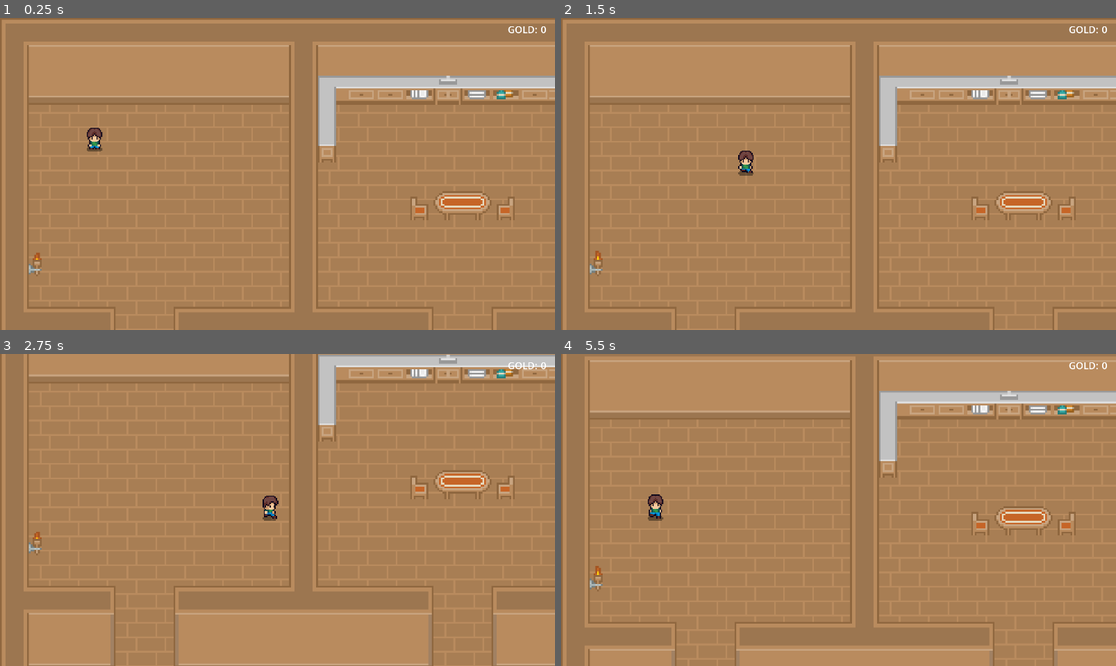
Above: before the commit, frames 1-4 (two rows, left to right).
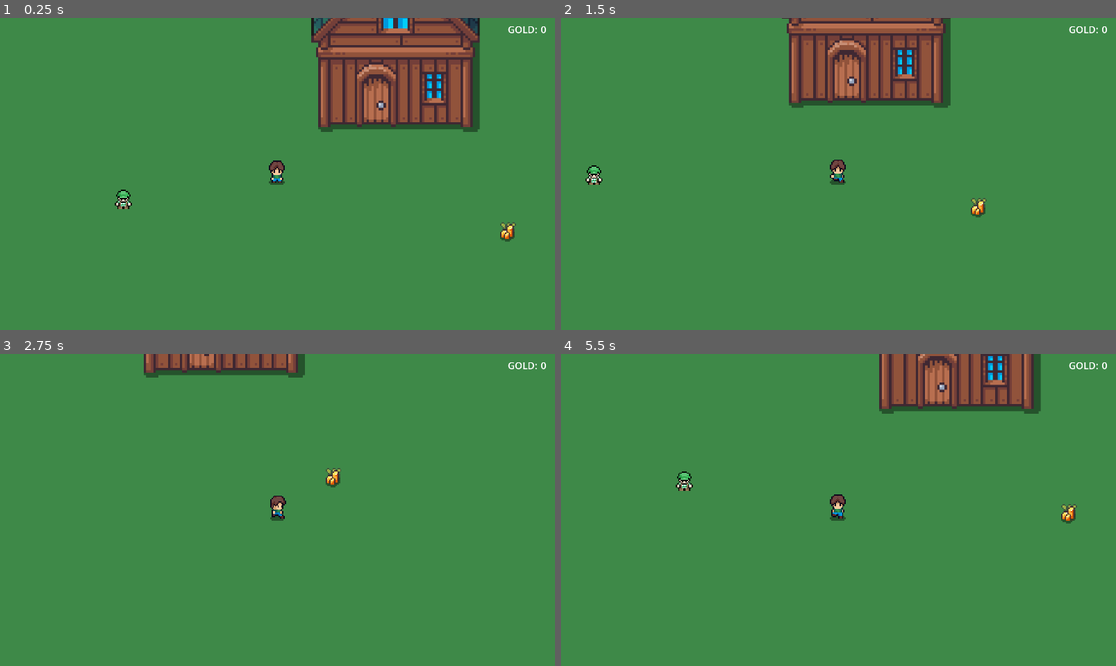
Above: after the commit, the same moments.

Repository: esasiela/hc-adventure-game
Game: Godot game, scene res://scenes/main.tscn
Two runs of this game, one before a commit and one after it. Both use one fixed random seed, a clock stepped at 60 frames per second and the inputs below.
Inputs (mouse positions are in pixels of both pictures, inside the frame that each line leads up to):
- Up to frame 1 (0.25 s): no input
- Up to frame 2 (1.5 s): tap Enter (ui_accept) at 0.5, 0.77 s; move the mouse to (960, 158) at 0.52 s; hold Right (right) 0.53-1.28 s; hold E (interact) 0.53-1.28 s; click (960, 158) at 0.67 s; move the mouse to (727, 189) at 1.27 s; hold Down (down) from 1.28 s (still down); tap E (interact) at 1.35 s
- Up to frame 3 (2.75 s): tap Enter (ui_accept) at 1.52 s; move the mouse to (333, 441) at 2.02 s; release Down (down) at 2.03 s; hold Right (right) from 2.03 s (still down); hold E (interact) from 2.03 s (still down)
- Up to frame 4 (5.5 s): move the mouse to (810, 572) at 2.77 s; release Right (right) at 2.78 s; release E (interact) at 2.78 s; hold Up (up) 2.78-3.53 s; tap E (interact) at 2.85, 4.35 s; click (810, 572) at 2.92 s; tap Enter (ui_accept) at 3.02, 3.77, 4.52 s; move the mouse to (1005, 556) at 3.52 s; hold E (interact) 3.53-4.28 s; hold Left (left) 3.53-5.03 s; move the mouse to (672, 463) at 4.27 s; move the mouse to (866, 510) at 5.02 s; hold Down (down) from 5.03 s (still down); hold E (interact) from 5.03 s (still down); click (866, 510) at 5.17 s

The runs differ from the first frame. In frame 1, 100% of the frame differs, in the area x 0-100%, y 0-100%; in frame 2, 100%; in frame 3, 100%; in frame 4, 100%.

Commit message:
Add quests

Diff:
--- /dev/null
+++ b/npcs/aldwin_smith/aldwin_smith.tscn
@@ -0,0 +1,18 @@
+[gd_scene format=3 uid="uid://cddtchahi40mp"]
+
+[ext_resource type="PackedScene" uid="uid://q8xeyu0a0hp8" path="res://npcs/npc.tscn" id="1_dnrts"]
+[ext_resource type="Texture2D" uid="uid://8rw3x0iwu62t" path="res://assets/images/items/cute_fantasy/tile044.png" id="2_jl8rk"]
+[ext_resource type="Resource" uid="uid://cxxbhoax8lrir" path="res://quests/gather_copper/gather_copper.tres" id="3_jl8rk"]
+[ext_resource type="Texture2D" uid="uid://b4tn0o7rjfb5d" path="res://assets/images/isaiah658/Green-Cap-Character-16x18.png" id="3_vva32"]
+
+[node name="AldwinSmith" unique_id=1751764694 instance=ExtResource("1_dnrts")]
+display_name = "Aldwin"
+dialogue = null
+portrait = ExtResource("2_jl8rk")
+vendor_inventory = null
+quest = ExtResource("3_jl8rk")
+
+[node name="Sprite2D" type="Sprite2D" parent="." index="3" unique_id=1136388758]
+texture = ExtResource("3_vva32")
+region_enabled = true
+region_rect = Rect2(0, 0, 16, 16)
--- a/npcs/villager_one/villager_one_dialogue.tres
+++ b/npcs/villager_one/villager_one_dialogue.tres
@@ -9,20 +9,7 @@
 text = "Goodbye"
 metadata/_custom_type_script = "uid://bcq7s40seq3ik"
 
-[sub_resource type="Resource" id="Resource_h40yd"]
-script = ExtResource("2_mgpdu")
-speaker = "Villager"
-text = "Oh, hello there! Lovely day, isn't it?"
-metadata/_custom_type_script = "uid://baauah4044ivb"
-
-[sub_resource type="Resource" id="Resource_65jxs"]
-script = ExtResource("2_mgpdu")
-speaker = "Villager"
-text = "I haven't seen you around these parts before."
-metadata/_custom_type_script = "uid://baauah4044ivb"
-
 [resource]
 script = ExtResource("3_dgtdw")
-lines = Array[ExtResource("2_mgpdu")]([SubResource("Resource_h40yd"), SubResource("Resource_65jxs")])
 choices = Array[ExtResource("1_c8huc")]([SubResource("Resource_ag6kv")])
 metadata/_custom_type_script = "uid://duy33n3rk3o2f"
--- a/project.godot
+++ b/project.godot
@@ -19,12 +19,12 @@
 
 PlayerData="*uid://duay47crmyirf"
 ZoneManager="*uid://u8xxj86wg58d"
+QuestLog="*uid://bct0i8hhq3oru"
 
 [display]
 
 window/size/viewport_width=2304
 window/size/viewport_height=1296
-window/size/mode=2
 
 [global_group]
 
--- /dev/null
+++ b/quests/gather_copper/gather_copper.tres
@@ -0,0 +1,46 @@
+[gd_resource type="Resource" script_class="Quest" format=3 uid="uid://cxxbhoax8lrir"]
+
+[ext_resource type="Resource" uid="uid://cnblqahd7mllh" path="res://quests/gather_copper/gather_copper_completed.tres" id="1_d7adb"]
+[ext_resource type="Resource" uid="uid://ddpsaisj027jn" path="res://quests/gather_copper/gather_copper_in_progress.tres" id="1_whf82"]
+[ext_resource type="Script" uid="uid://d0fnk84827y3j" path="res://quests/objective.gd" id="2_d7adb"]
+[ext_resource type="Resource" uid="uid://q3oklm07ui4s" path="res://items/copper.tres" id="3_8ri8y"]
+[ext_resource type="Script" uid="uid://bpnpycmbewxmx" path="res://quests/objective_gather.gd" id="4_ny3g7"]
+[ext_resource type="Resource" uid="uid://csirgi6ug4u8l" path="res://quests/gather_copper/gather_copper_offer.tres" id="5_1u3bh"]
+[ext_resource type="Script" uid="uid://klkf740dgoy6" path="res://quests/quest.gd" id="6_rmlik"]
+[ext_resource type="Resource" uid="uid://bfa3klod2q1qq" path="res://quests/gather_copper/gather_copper_turn_in.tres" id="7_76yq4"]
+[ext_resource type="Script" uid="uid://dnsnn3jvnfqdq" path="res://quests/reward.gd" id="7_ny3g7"]
+[ext_resource type="Script" uid="uid://dvuxfj4rkkw00" path="res://quests/reward_gold.gd" id="8_1u3bh"]
+[ext_resource type="Resource" uid="uid://dy1o715l7uimk" path="res://items/stone.tres" id="9_rmlik"]
+[ext_resource type="Script" uid="uid://478l12uuxcht" path="res://quests/reward_item.gd" id="10_76yq4"]
+
+[sub_resource type="Resource" id="Resource_axnii"]
+script = ExtResource("4_ny3g7")
+item = ExtResource("3_8ri8y")
+required_quantity = 2
+description = "Gather Copper ore"
+metadata/_custom_type_script = "uid://bpnpycmbewxmx"
+
+[sub_resource type="Resource" id="Resource_rmlik"]
+script = ExtResource("8_1u3bh")
+amount = 33
+description = "33 Gold"
+metadata/_custom_type_script = "uid://dvuxfj4rkkw00"
+
+[sub_resource type="Resource" id="Resource_no3lo"]
+script = ExtResource("10_76yq4")
+item = ExtResource("9_rmlik")
+description = "1 Stone"
+metadata/_custom_type_script = "uid://478l12uuxcht"
+
+[resource]
+script = ExtResource("6_rmlik")
+id = "gather_copper"
+title = "Copper for the Smith"
+description = "The blacksmith Aldwin needs copper ore to forge new tools for the village. Bring him 10 pieces of copper."
+objectives = Array[ExtResource("2_d7adb")]([SubResource("Resource_axnii")])
+offer_dialogue = ExtResource("5_1u3bh")
+in_progress_dialogue = ExtResource("1_whf82")
+turn_in_dialogue = ExtResource("7_76yq4")
+completed_dialogue = ExtResource("1_d7adb")
+rewards = Array[ExtResource("7_ny3g7")]([SubResource("Resource_rmlik"), SubResource("Resource_no3lo")])
+metadata/_custom_type_script = "uid://klkf740dgoy6"
--- /dev/null
+++ b/quests/gather_copper/gather_copper_completed.tres
@@ -0,0 +1,22 @@
+[gd_resource type="Resource" script_class="Dialogue" format=3 uid="uid://cnblqahd7mllh"]
+
+[ext_resource type="Script" uid="uid://bcq7s40seq3ik" path="res://scripts/dialogue/dialogue_choice.gd" id="1_cddm4"]
+[ext_resource type="Script" uid="uid://baauah4044ivb" path="res://scripts/dialogue/dialogue_line.gd" id="2_qj27g"]
+[ext_resource type="Script" uid="uid://duy33n3rk3o2f" path="res://scripts/dialogue/dialogue.gd" id="3_30ta1"]
+
+[sub_resource type="Resource" id="Resource_qj27g"]
+script = ExtResource("1_cddm4")
+text = "Goodbye"
+metadata/_custom_type_script = "uid://bcq7s40seq3ik"
+
+[sub_resource type="Resource" id="Resource_cddm4"]
+script = ExtResource("2_qj27g")
+speaker = "Aldric"
+text = "Thank you for that copper, really helped me out."
+metadata/_custom_type_script = "uid://baauah4044ivb"
+
+[resource]
+script = ExtResource("3_30ta1")
+lines = Array[ExtResource("2_qj27g")]([SubResource("Resource_cddm4")])
+choices = Array[ExtResource("1_cddm4")]([SubResource("Resource_qj27g")])
+metadata/_custom_type_script = "uid://duy33n3rk3o2f"
--- /dev/null
+++ b/quests/gather_copper/gather_copper_in_progress.tres
@@ -0,0 +1,22 @@
+[gd_resource type="Resource" script_class="Dialogue" format=3 uid="uid://ddpsaisj027jn"]
+
+[ext_resource type="Script" uid="uid://bcq7s40seq3ik" path="res://scripts/dialogue/dialogue_choice.gd" id="1_bcowk"]
+[ext_resource type="Script" uid="uid://baauah4044ivb" path="res://scripts/dialogue/dialogue_line.gd" id="2_nndbv"]
+[ext_resource type="Script" uid="uid://duy33n3rk3o2f" path="res://scripts/dialogue/dialogue.gd" id="3_sdcsh"]
+
+[sub_resource type="Resource" id="Resource_nndbv"]
+script = ExtResource("1_bcowk")
+text = "Goodbye"
+metadata/_custom_type_script = "uid://bcq7s40seq3ik"
+
+[sub_resource type="Resource" id="Resource_bcowk"]
+script = ExtResource("2_nndbv")
+speaker = "Aldwin"
+text = "Still working on it? Don't forget — 10 pieces of copper. I'll be here."
+metadata/_custom_type_script = "uid://baauah4044ivb"
+
+[resource]
+script = ExtResource("3_sdcsh")
+lines = Array[ExtResource("2_nndbv")]([SubResource("Resource_bcowk")])
+choices = Array[ExtResource("1_bcowk")]([SubResource("Resource_nndbv")])
+metadata/_custom_type_script = "uid://duy33n3rk3o2f"
--- /dev/null
+++ b/quests/gather_copper/gather_copper_offer.tres
@@ -0,0 +1,34 @@
+[gd_resource type="Resource" script_class="Dialogue" format=3 uid="uid://csirgi6ug4u8l"]
+
+[ext_resource type="Script" uid="uid://bcq7s40seq3ik" path="res://scripts/dialogue/dialogue_choice.gd" id="1_cp7qj"]
+[ext_resource type="Script" uid="uid://baauah4044ivb" path="res://scripts/dialogue/dialogue_line.gd" id="2_sh8hx"]
+[ext_resource type="Script" uid="uid://duy33n3rk3o2f" path="res://scripts/dialogue/dialogue.gd" id="3_pqbi6"]
+
+[sub_resource type="Resource" id="Resource_pqbi6"]
+script = ExtResource("1_cp7qj")
+text = "I'll help"
+action = "accept_quest"
+metadata/_custom_type_script = "uid://bcq7s40seq3ik"
+
+[sub_resource type="Resource" id="Resource_hb6uf"]
+script = ExtResource("1_cp7qj")
+text = "Not now"
+metadata/_custom_type_script = "uid://bcq7s40seq3ik"
+
+[sub_resource type="Resource" id="Resource_cp7qj"]
+script = ExtResource("2_sh8hx")
+speaker = "Aldwin"
+text = "Ah, a traveler! Tell me, would you happen to be heading toward the cliffs?"
+metadata/_custom_type_script = "uid://baauah4044ivb"
+
+[sub_resource type="Resource" id="Resource_sh8hx"]
+script = ExtResource("2_sh8hx")
+speaker = "Aldwin"
+text = "I've been low on copper for weeks. If you could bring me 10 pieces of copper ore, I'd reward you well."
+metadata/_custom_type_script = "uid://baauah4044ivb"
+
+[resource]
+script = ExtResource("3_pqbi6")
+lines = Array[ExtResource("2_sh8hx")]([SubResource("Resource_cp7qj"), SubResource("Resource_sh8hx")])
+choices = Array[ExtResource("1_cp7qj")]([SubResource("Resource_pqbi6"), SubResource("Resource_hb6uf")])
+metadata/_custom_type_script = "uid://duy33n3rk3o2f"
--- /dev/null
+++ b/quests/gather_copper/gather_copper_turn_in.tres
@@ -0,0 +1,34 @@
+[gd_resource type="Resource" script_class="Dialogue" format=3 uid="uid://bfa3klod2q1qq"]
+
+[ext_resource type="Script" uid="uid://bcq7s40seq3ik" path="res://scripts/dialogue/dialogue_choice.gd" id="1_bs5ug"]
+[ext_resource type="Script" uid="uid://baauah4044ivb" path="res://scripts/dialogue/dialogue_line.gd" id="2_kp1rg"]
+[ext_resource type="Script" uid="uid://duy33n3rk3o2f" path="res://scripts/dialogue/dialogue.gd" id="3_a2w1e"]
+
+[sub_resource type="Resource" id="Resource_a2w1e"]
+script = ExtResource("1_bs5ug")
+text = "Thank you"
+action = "turn_in_quest"
+metadata/_custom_type_script = "uid://bcq7s40seq3ik"
+
+[sub_resource type="Resource" id="Resource_g8cu6"]
+script = ExtResource("1_bs5ug")
+text = "Hold on, not yet"
+metadata/_custom_type_script = "uid://bcq7s40seq3ik"
+
+[sub_resource type="Resource" id="Resource_bs5ug"]
+script = ExtResource("2_kp1rg")
+speaker = "Aldwin"
+text = "You've got it! Excellent work."
+metadata/_custom_type_script = "uid://baauah4044ivb"
+
+[sub_resource type="Resource" id="Resource_kp1rg"]
+script = ExtResource("2_kp1rg")
+speaker = "Aldwin"
+text = "Here's what I promised."
+metadata/_custom_type_script = "uid://baauah4044ivb"
+
+[resource]
+script = ExtResource("3_a2w1e")
+lines = Array[ExtResource("2_kp1rg")]([SubResource("Resource_bs5ug"), SubResource("Resource_kp1rg")])
+choices = Array[ExtResource("1_bs5ug")]([SubResource("Resource_a2w1e"), SubResource("Resource_g8cu6")])
+metadata/_custom_type_script = "uid://duy33n3rk3o2f"
--- /dev/null
+++ b/quests/objective.gd
@@ -0,0 +1,15 @@
+class_name Objective
+extends Resource
+
+@export var description: String = ""
+
+# Subclasses override these
+func is_complete() -> bool:
+	return false
+
+func get_progress_text() -> String:
+	return ""
+
+# Subclasses override if they need to take something from the player on turn-in
+func consume() -> void:
+	pass
--- /dev/null
+++ b/quests/objective_gather.gd
@@ -0,0 +1,21 @@
+class_name GatherObjective
+extends Objective
+
+@export var item: Item
+@export var required_quantity: int = 1
+
+func is_complete() -> bool:
+	if not item:
+		return false
+	return PlayerData.inventory.get(item, 0) >= required_quantity
+
+func get_progress_text() -> String:
+	if not item:
+		return ""
+	var have: int = PlayerData.inventory.get(item, 0)
+	var capped: int = min(have, required_quantity)
+	return "%s: %d/%d" % [item.display_name, capped, required_quantity]
+
+func consume() -> void:
+	if item:
+		PlayerData.remove_item(item, required_quantity)
--- /dev/null
+++ b/quests/quest.gd
@@ -0,0 +1,17 @@
+class_name Quest
+extends Resource
+
+@export var id: String = ""
+@export var title: String = ""
+@export_multiline var description: String = ""
+
+@export var objectives: Array[Objective] = []
+
+@export_group("Dialogue")
+@export var offer_dialogue: Dialogue
+@export var in_progress_dialogue: Dialogue
+@export var turn_in_dialogue: Dialogue
+@export var completed_dialogue: Dialogue
+
+@export_group("Rewards")
+@export var rewards: Array[Reward] = []
--- /dev/null
+++ b/quests/reward.gd
@@ -0,0 +1,8 @@
+class_name Reward
+extends Resource
+
+@export var description: String = ""
+
+# Subclasses override
+func apply() -> void:
+	pass
--- /dev/null
+++ b/quests/reward_gold.gd
@@ -0,0 +1,7 @@
+class_name GoldReward
+extends Reward
+
+@export var amount: int = 0
+
+func apply() -> void:
+	PlayerData.add_gold(amount)
--- /dev/null
+++ b/quests/reward_item.gd
@@ -0,0 +1,9 @@
+class_name ItemReward
+extends Reward
+
+@export var item: Item
+@export var quantity: int = 1
+
+func apply() -> void:
+	if item:
+		PlayerData.add_item(item, quantity)
--- a/scenes/main.tscn
+++ b/scenes/main.tscn
@@ -9,8 +9,8 @@
 
 [node name="Main" type="Node2D" unique_id=1083891039]
 script = ExtResource("1_o6xl0")
-initial_zone_path = "uid://dib4bnabbd0qv"
-initial_spawn_name = "WakeupSpawn"
+initial_zone_path = "uid://mk5qbfaf17gp"
+initial_spawn_name = "DefaultPlayerSpawn"
 
 [node name="ZoneContainer" type="Node2D" parent="." unique_id=1273939375]
 
--- a/scenes/player.tscn
+++ b/scenes/player.tscn
@@ -360,7 +360,7 @@
 
 [node name="AnimatedSprite2D" type="AnimatedSprite2D" parent="." unique_id=1621253660]
 sprite_frames = SubResource("SpriteFrames_60mlk")
-animation = &"mining_down"
+animation = &"idle_up"
 
 [node name="Hitbox" type="CollisionShape2D" parent="." unique_id=131896049]
 position = Vector2(-0.5, 4)
--- a/scenes/zones/bidwell_square/bidwell_square_zone.tscn
+++ b/scenes/zones/bidwell_square/bidwell_square_zone.tscn
@@ -4,6 +4,7 @@
 [ext_resource type="TileSet" uid="uid://cee6ya3y4x8dn" path="res://tile_sets/outdoor_tileset.tres" id="2_dhck0"]
 [ext_resource type="PackedScene" uid="uid://01uqb2odcapj" path="res://scenes/harvest_node_marker.tscn" id="3_5pled"]
 [ext_resource type="Texture2D" uid="uid://cir72fvdwnbop" path="res://assets/images/decor/House_1_Wood_Base_Blue.png" id="3_e48xg"]
+[ext_resource type="PackedScene" uid="uid://cddtchahi40mp" path="res://npcs/aldwin_smith/aldwin_smith.tscn" id="3_k2550"]
 [ext_resource type="Resource" uid="uid://dlmfc2brf566g" path="res://harvest_nodes/copper_spawn_profile.tres" id="4_k2550"]
 [ext_resource type="PackedScene" uid="uid://cml6jhn7slil7" path="res://scenes/door.tscn" id="4_ub5mf"]
 
@@ -15,6 +16,9 @@
 
 [node name="DefaultPlayerSpawn" parent="PlayerSpawns" parent_id_path=PackedInt32Array(1647000973) index="0" unique_id=395128476]
 position = Vector2(644, 499)
+
+[node name="AldwinSmith" parent="NPCs" parent_id_path=PackedInt32Array(1279334607) index="0" unique_id=1751764694 instance=ExtResource("3_k2550")]
+position = Vector2(516, 520)
 
 [node name="Copper" parent="HarvestNodeMarkers" parent_id_path=PackedInt32Array(178503207) index="0" unique_id=1645630429 instance=ExtResource("3_5pled")]
 position = Vector2(835, 547)
--- a/scripts/main.gd
+++ b/scripts/main.gd
@@ -9,6 +9,10 @@
 func _ready() -> void:
 	ZoneManager.register_zone_container(zone_container)
 	ZoneManager.register_player(player)
+
+	# TODO replace quest registry with something dynamic
+	QuestLog.register_quest(preload("res://quests/gather_copper/gather_copper.tres"))
+
 	if initial_zone_path == "":
 		push_error("No initial_zone_path set on Main")
 		return
--- a/scripts/npc.gd
+++ b/scripts/npc.gd
@@ -6,6 +6,7 @@
 @export var dialogue: Dialogue
 @export var portrait: Texture2D
 @export var vendor_inventory: VendorInventory
+@export var quest: Quest
 
 @onready var interact_indicator: Sprite2D = $InteractIndicator
 
@@ -20,19 +21,64 @@
 func _on_interact_target_lost() -> void:
 	interact_indicator.visible = false
 
+
+func has_interaction() -> bool:
+	if _pick_dialogue() != null:
+		return true
+	if vendor_inventory != null:
+		return true
+	return false
+
+
 func talk_to(player: Player) -> void:
-	if not dialogue:
+	var dialogue_to_play := _pick_dialogue()
+	if not dialogue_to_play:
 		return
+
 	var dialogue_ui := get_tree().get_first_node_in_group("dialogue_ui") as DialogueUI
-	dialogue_ui.choice_selected.connect(_on_dialogue_choice)
-	dialogue_ui.closed.connect(_on_dialogue_closed)
-	dialogue_ui.show_dialogue(dialogue, self)
+	if not dialogue_ui.choice_selected.is_connected(_on_dialogue_choice):
+		dialogue_ui.choice_selected.connect(_on_dialogue_choice)
+	if not dialogue_ui.closed.is_connected(_on_dialogue_closed):
+		dialogue_ui.closed.connect(_on_dialogue_closed)
+	dialogue_ui.show_dialogue(dialogue_to_play, self)
 
+func _pick_dialogue() -> Dialogue:
+	# Quest-aware: if NPC has a quest, route based on its state
+	if quest:
+		var state := QuestLog.get_state(quest)
+		match state:
+			QuestLog.QuestState.NOT_STARTED:
+				if quest.offer_dialogue:
+					return quest.offer_dialogue
+			QuestLog.QuestState.ACTIVE:
+				if quest.in_progress_dialogue:
+					return quest.in_progress_dialogue
+			QuestLog.QuestState.READY:
+				if quest.turn_in_dialogue:
+					return quest.turn_in_dialogue
+			QuestLog.QuestState.TURNED_IN:
+				if quest.completed_dialogue:
+					return quest.completed_dialogue
+	# Fallback: NPC's own dialogue field
+	if dialogue:
+		return dialogue
+	return null
 
 func _on_dialogue_choice(action: String) -> void:
 	match action:
 		"open_vendor":
 			_open_vendor()
+		"accept_quest":
+			if quest:
+				QuestLog.accept_quest(quest)
+		"turn_in_quest":
+			if quest:
+				for objective in quest.objectives:
+					objective.consume()
+				for reward in quest.rewards:
+					reward.apply()
+				QuestLog.turn_in_quest(quest)
+				# rewards will be applied here later
 
 
 func _on_dialogue_closed() -> void:
--- a/scripts/player.gd
+++ b/scripts/player.gd
@@ -96,7 +96,9 @@
 			if interact_target is HarvestNode:
 				change_state(State.MINING)
 			elif interact_target is NPC:
-				change_state(State.TALKING)
+				var npc := interact_target as NPC
+				if npc.has_interaction():
+					change_state(State.TALKING)
 
 	if event.is_action_pressed("gold_debug"):
 		PlayerData.add_gold(1)
--- /dev/null
+++ b/scripts/quest_log.gd
@@ -0,0 +1,74 @@
+extends Node
+
+enum QuestState {
+	NOT_STARTED,  # default; player hasn't seen this quest
+	ACTIVE,       # player accepted, objectives in progress
+	READY,        # all objectives complete, awaiting turn-in
+	TURNED_IN     # complete and rewarded
+}
+
+# quest_id (string) -> QuestState
+var quest_states: Dictionary = {}
+
+signal quest_accepted(quest: Quest)
+signal quest_state_changed(quest: Quest, new_state: QuestState)
+
+
+func _ready() -> void:
+	PlayerData.item_added.connect(_on_inventory_changed)
+	PlayerData.item_removed.connect(_on_inventory_changed)
+
+func _on_inventory_changed(_item: Item, _quantity: int) -> void:
+	check_quest_progress()
+
+func get_state(quest: Quest) -> QuestState:
+	if not quest:
+		return QuestState.NOT_STARTED
+	return quest_states.get(quest.id, QuestState.NOT_STARTED)
+
+func accept_quest(quest: Quest) -> void:
+	if get_state(quest) != QuestState.NOT_STARTED:
+		return
+	quest_states[quest.id] = QuestState.ACTIVE
+	quest_accepted.emit(quest)
+	quest_state_changed.emit(quest, QuestState.ACTIVE)
+
+func turn_in_quest(quest: Quest) -> void:
+	if get_state(quest) != QuestState.READY:
+		return
+	quest_states[quest.id] = QuestState.TURNED_IN
+	quest_state_changed.emit(quest, QuestState.TURNED_IN)
+
+func get_active_quests() -> Array:
+	var result: Array = []
+	for quest_id in quest_states:
+		if quest_states[quest_id] == QuestState.ACTIVE:
+			result.append(quest_id)
+	return result
+
+func is_quest_ready(quest: Quest) -> bool:
+	if get_state(quest) != QuestState.ACTIVE:
+		return false
+	for obj in quest.objectives:
+		if not obj.is_complete():
+			return false
+	return true
+
+# Called periodically (or on inventory changes) to promote ACTIVE quests to READY
+func check_quest_progress() -> void:
+	for quest_id in quest_states:
+		if quest_states[quest_id] != QuestState.ACTIVE:
+			continue
+		var quest: Quest = _get_quest_by_id(quest_id)
+		if quest and is_quest_ready(quest):
+			quest_states[quest_id] = QuestState.READY
+			quest_state_changed.emit(quest, QuestState.READY)
+
+# Helper to find a Quest resource by id (you'd build a registry later; for now load by path)
+var _quest_registry: Dictionary = {}
+
+func register_quest(quest: Quest) -> void:
+	_quest_registry[quest.id] = quest
+
+func _get_quest_by_id(quest_id: String) -> Quest:
+	return _quest_registry.get(quest_id)
Not shown, added: quests/objective.gd.uid
Not shown, added: quests/objective_gather.gd.uid
Not shown, added: quests/quest.gd.uid
Not shown, added: quests/reward.gd.uid
Not shown, added: quests/reward_gold.gd.uid
Not shown, added: quests/reward_item.gd.uid
Not shown, added: scripts/quest_log.gd.uid
